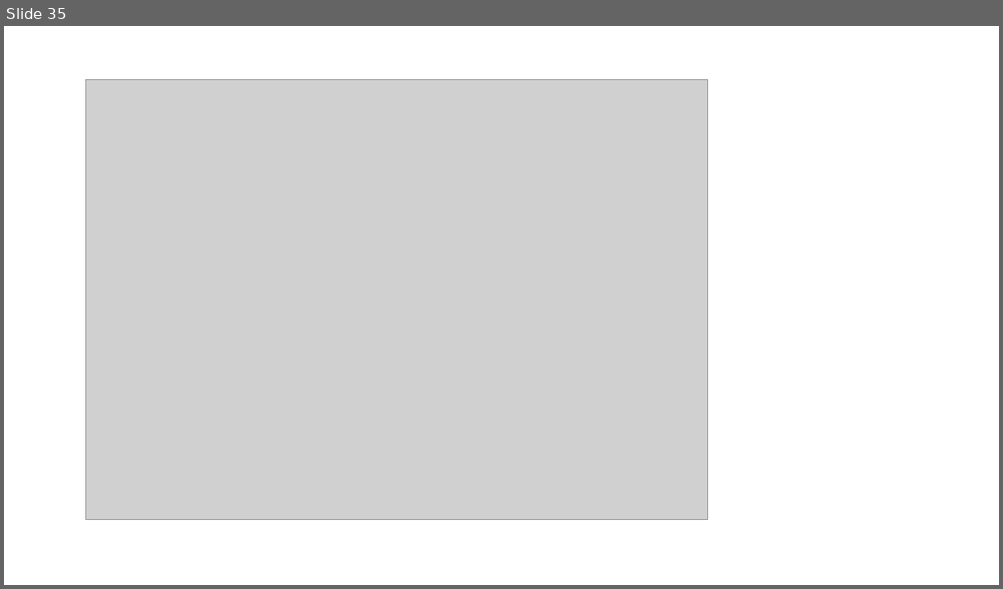
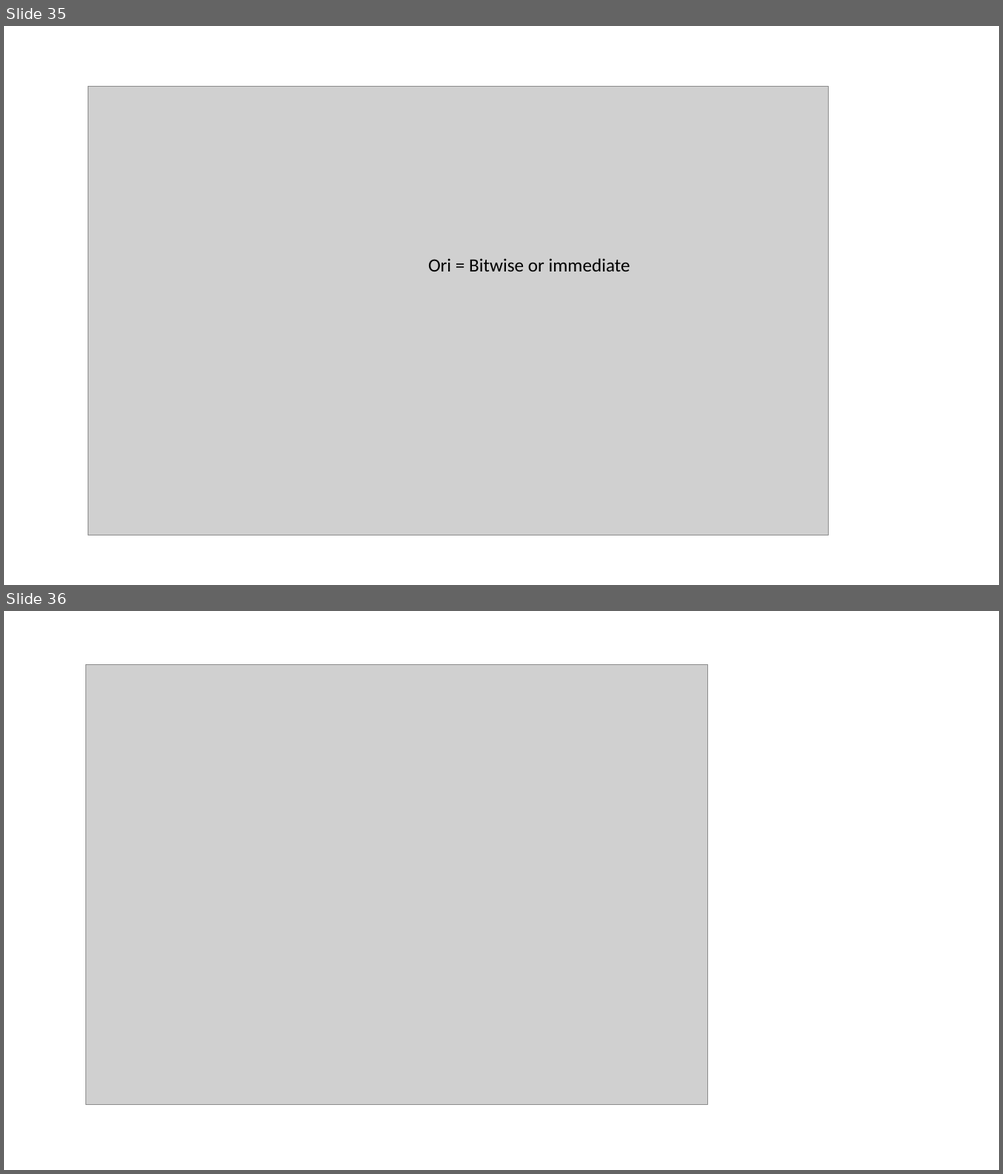
Before and after one commit to Syedshajib55/Computer-Architecture, a slide deck: CSE_213_3.pptx. Shown one above the other, each under a label of ours: slide 35 before the commit, slides 35 and 36 after it. The pictures are 1003x589 and 1003x1174 pixels, drawn with LibreOffice and Linux fonts; fonts in the diff are those of the drawing; grey boxes stand for pictures. Boxes give left, top, right and bottom in pixels: in the first picture for what was removed or moved away, otherwise in the second. Text is boxed around its words. In the diff, an @@ line names an element or a change of style, - is before the commit and + after.

```diff
--- a/CSE_213_3.pptx
+++ b/CSE_213_3.pptx
@@ slide 35 added at box(4, 26, 999, 585), background #FFFFFF @@
@@ picture added at box(88, 87, 828, 536) @@
@@ text added at box(428, 258, 630, 272), 18 pt, text #000000 @@
+Ori = Bitwise or immediate
@@ what was slide 35 is now slide 36 @@
```
Also in this commit, not shown: 17 slides changed, 2 other slides added, 2 slides removed.
